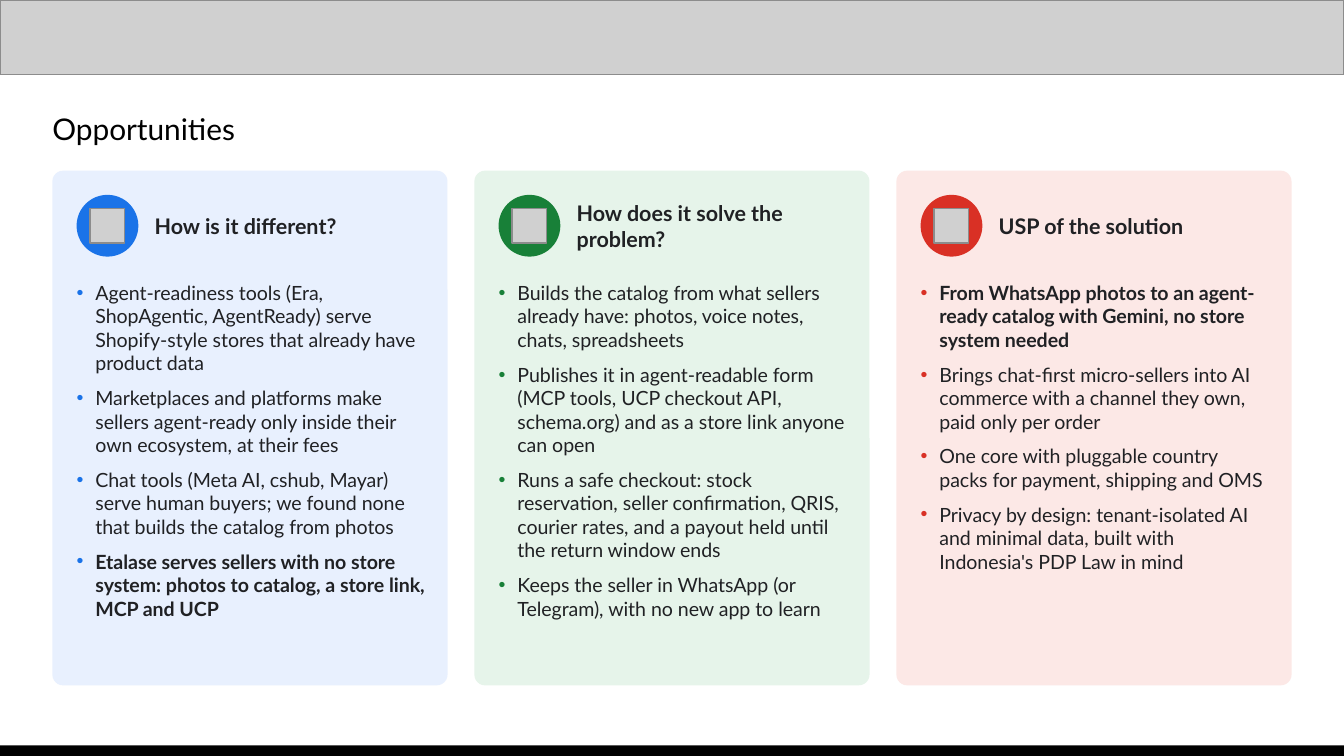
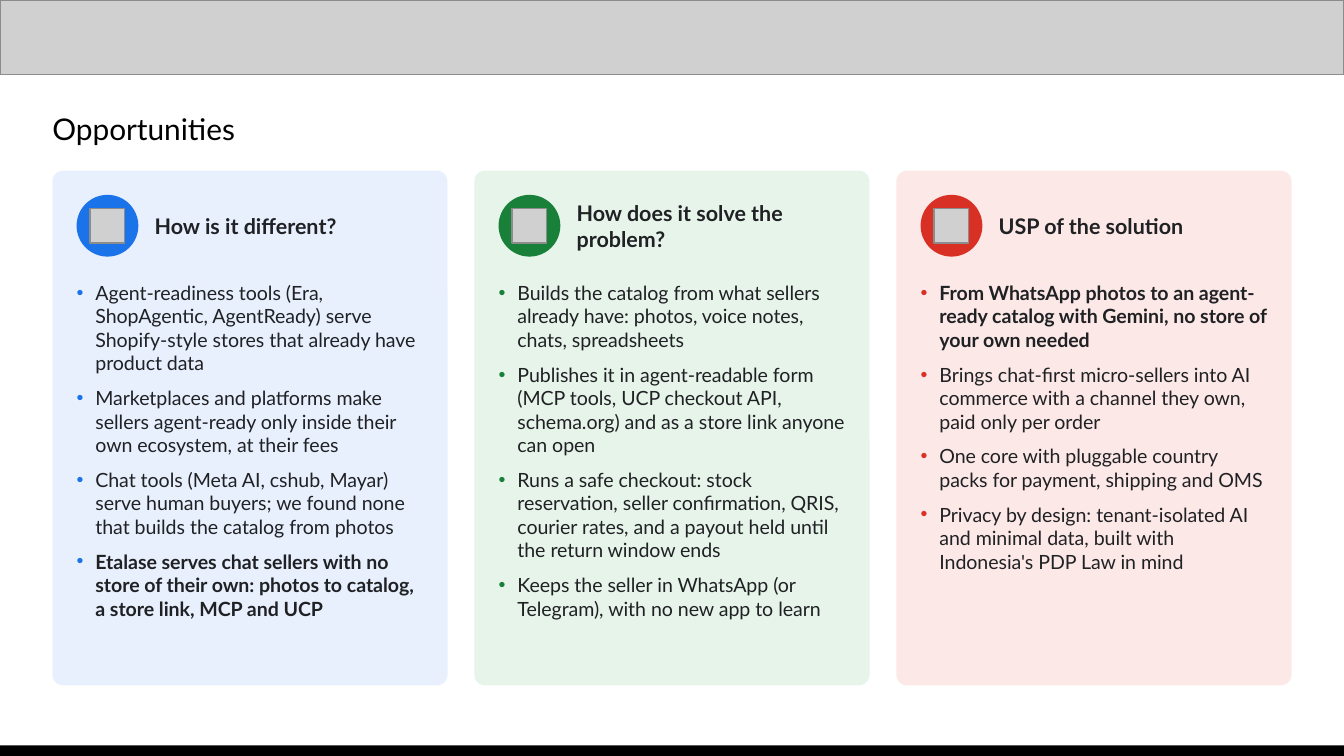
Before and after one commit to galihsatriawan/etalase, a slide deck: slide 3 of submission/Etalase_AI_Builder_Cup_Submission.pptx. Drawn at 1344x756 pixels with LibreOffice and Linux fonts; fonts in the diff are those of the drawing; grey boxes stand for pictures. Boxes give left, top, right and bottom in pixels: in the first picture for what was removed or moved away, otherwise in the second. Text is boxed around its words. In the diff, an @@ line names an element or a change of style, - is before the commit and + after.

```diff
--- a/submission/Etalase_AI_Builder_Cup_Submission.pptx
+++ b/submission/Etalase_AI_Builder_Cup_Submission.pptx
@@ text at (x1=939, y1=285, x2=1267, y2=351): text changed @@
-• From WhatsApp photos to an agent-ready catalog with Gemini, no store system needed
+• From WhatsApp photos to an agent-ready catalog with Gemini, no store of your own needed
@@ text at (x1=95, y1=554, x2=414, y2=619): text changed @@
-• Etalase serves sellers with no store system: photos to catalog, a store link, MCP and UCP
+• Etalase serves chat sellers with no store of their own: photos to catalog, a store link, MCP and UCP
```
Also in this commit, not shown: 3 other slides changed, 1 other file.
